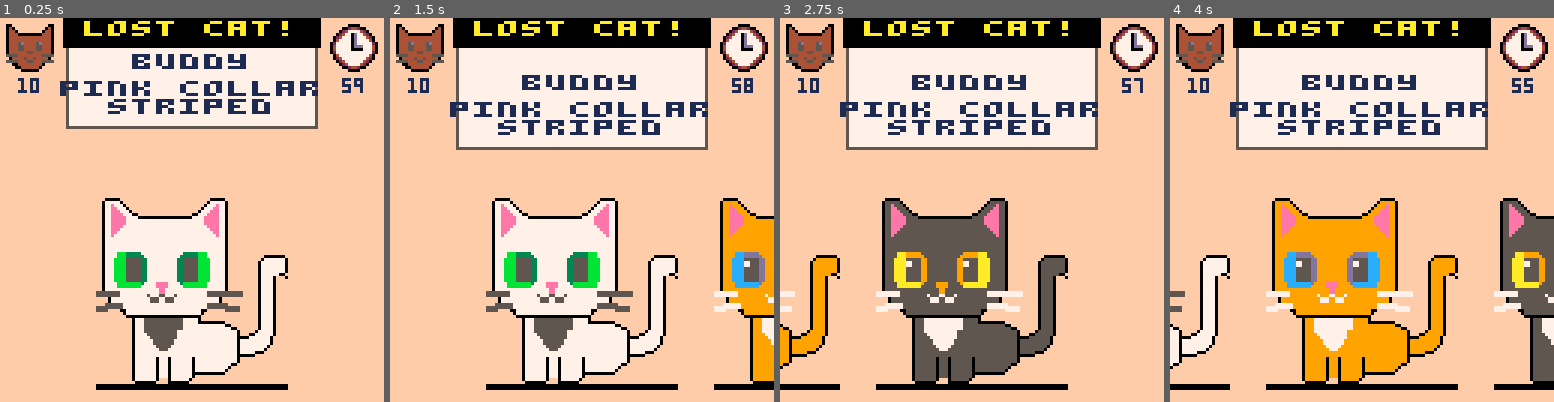
Above: before the commit, frames 1-4 (left to right).
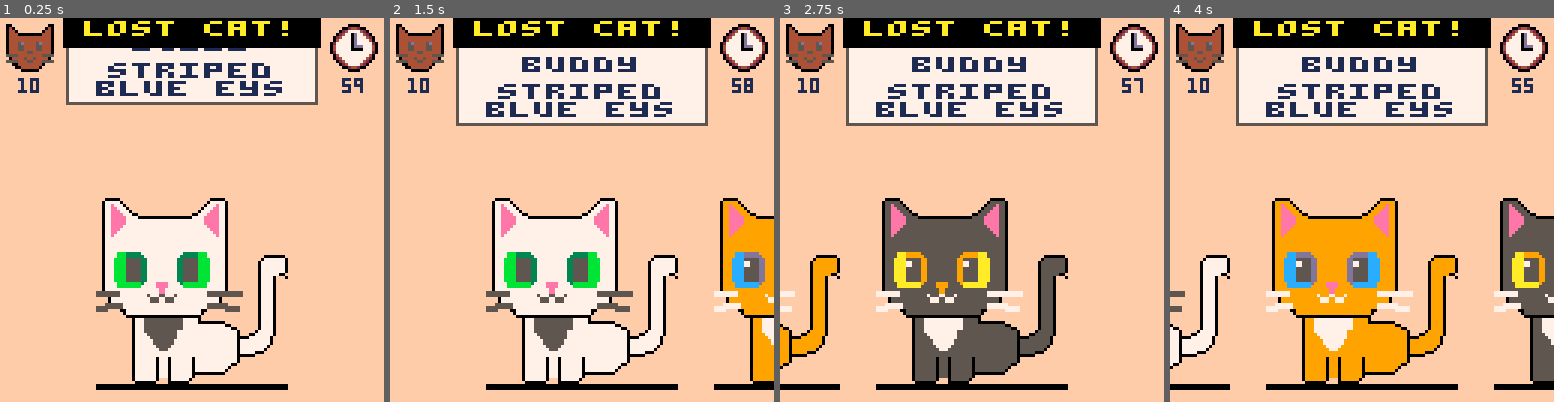
Above: after the commit, the same moments.

Repository: pcal43/pico8-papurrs-please
Game: PICO-8 cartridge pico8-home/carts/lost-cats.p8
Same seed, same stepped clock (60 frames per second), same inputs: the game is played once before the commit and once after it.
Inputs:
- Up to frame 1 (0.25 s): no input
- Up to frame 2 (1.5 s): no input
- Up to frame 3 (2.75 s): hold Right 1.6-2.1 s; hold Right from 2.47 s (still down)
- Up to frame 4 (4 s): release Right at 3.03 s; hold Left 3.08-3.58 s

The runs differ from the first frame. In frame 1, 7.4% of the frame differs, in the area x 15-83%, y 7-29%; in frame 2, 7.9%, in the area x 15-83%, y 10-35%; in frame 3, 7.9%; in frame 4, 7.9%.

Commit message:
checkpoint

Diff:
--- a/pico8-home/carts/src/GameScreen.lua
+++ b/pico8-home/carts/src/GameScreen.lua
@@ -43,14 +43,8 @@
 
         -- draw poster at the top
 
-        local traitCount = 0
-        for _ in pairs(self.posters[1].traits) do
-            traitCount += 1
-        end
-        local t = self.posters[1].traits
-
-        printh(tostr(traitCount).."  vs "..tostr(#t))
-        local posterHeight = 2 + 8 + TEXT_HEIGHT + (2 * TRAIT_SPACING) +  (traitCount * (TEXT_HEIGHT + TRAIT_SPACING)) + 2
+        local traitCount = #self.posters[1].traits
+        local posterHeight = 2 + TEXT_HEIGHT + (2 * TRAIT_SPACING) +  (traitCount * (TEXT_HEIGHT + TRAIT_SPACING)) + 2
 
         local rw = 84
         local rx = (128 - rw) / 2
@@ -71,7 +65,7 @@
         local header_x = (128 - header_w) / 2
         local header_y = 0
         rectfill(header_x - 1, header_y, header_x + 1 + header_w - 1, header_y + header_h, 0)
-        self.print_center_top("lost cat!", 0, 1, 10) -- yellow text
+        self.print_center_top("lost cat!", 0, 5, 10, 2) -- yellow text
 
 
 
@@ -169,7 +163,7 @@
  function self.print_center_top(text, line, y_margin, color, base_y)
     local w = #text * 8
     local x = (128 - w) / 2
-    local y = (base_y or 0) + (line * TEXT_HEIGHT) + (y_margin or 0)
+    local y = (base_y or 0) + ((line - 1) * TEXT_HEIGHT) + (y_margin or 0)
     local wide_text = "\^w"..text
     print(wide_text, x, y, color or 1, true)
 end
--- a/pico8-home/carts/src/Poster.lua
+++ b/pico8-home/carts/src/Poster.lua
@@ -21,7 +21,7 @@
         local numTraits = minTraits + flr(rnd(maxTraits - minTraits + 1))
         -- select random trait keys
         local traitKeys = get_unique_integers(numTraits, TRAIT_TYPE_COUNT)
-        -- build traits table
+        -- build traits array
         local traits = {}
         for j = 1, #traitKeys do
             local traitKey = traitKeys[j]
@@ -30,7 +30,7 @@
             -- pick a random value using #
             local selectedValue = possibleValues[flr(rnd(#possibleValues)) + 1]
 
-            traits[traitKey] = selectedValue
+            add(traits, selectedValue)  -- use add() to append to array
         end
 
         local name = requireNonNil(get_cat_name(name_indeces[i]), "nil cat name returned ("..name_indeces[i]..")")
--- a/pico8-home/carts/src/Traits.lua
+++ b/pico8-home/carts/src/Traits.lua
@@ -3,8 +3,9 @@
 FUR_COLOR = 1
 FUR_PATTERN = 2
 EYE_COLOR = 3
-COLLAR = 4
-TRAIT_TYPE_COUNT = 4
+EAR_COLOR = 4
+COLLAR = 5
+TRAIT_TYPE_COUNT = 5
 
 
 
@@ -98,10 +99,28 @@
    }
 }
 
+TraitValues[EAR_COLOR] = {
+   {
+     name = "pink ears",
+     inner = 3,
+     outer = 11
+   },
+   {
+     name = "white ears",
+     inner = 13,
+     outer = 12
+   },
+   {
+     name = "black ears",
+     inner = 9,
+     outer = 10
+   }
+}
+
 
 
 -- Cat names stored as comma-delimited string to save tokens
-CAT_NAMES = "angel,apollo,ash,athena,aurora,baby,bailey,bamb …(245 unchanged characters)… ,daffodil,daisy,diamond,doodle,duke,dusty,echo,ember,espresso,faith,fawn,felix,fiona,flash,fluffy,freckles,garfield,george,ghost,ginger,gizmo,glitter,goose,gracie,gravy,gypsy,harley,harmony,hazel,hercules,hobbes,honey,hope,indigo,iris,ivy,jack,jade,jasper,jazz,jewel,jinx,jojo,karma,kiki,kitty,kiwi,latte,lavender,le …(621 unchanged characters)…
+CAT_NAMES = "angel,apollo,ash,athena,aurora,baby,bailey,bamb …(245 unchanged characters)… ,daffodil,daisy,diamond,doodle,duke,duster,dusty,echo,ember,espresso,faith,fawn,felix,fiona,flash,fluffy,freckles,garfield,george,ghost,ginger,gizmo,glitter,goose,gracie,gravy,gypsy,harley,harmony,hazel,hercules,hobbes,honey,hope,indigo,iris,ivy,jack,jade,jasper,jazz,jewel,jinx,jojo,kara,karma,kiki,kitty,kiwi,latte,lavender,le …(621 unchanged characters)…
 
 function get_cat_name(n)
   local count = 0
